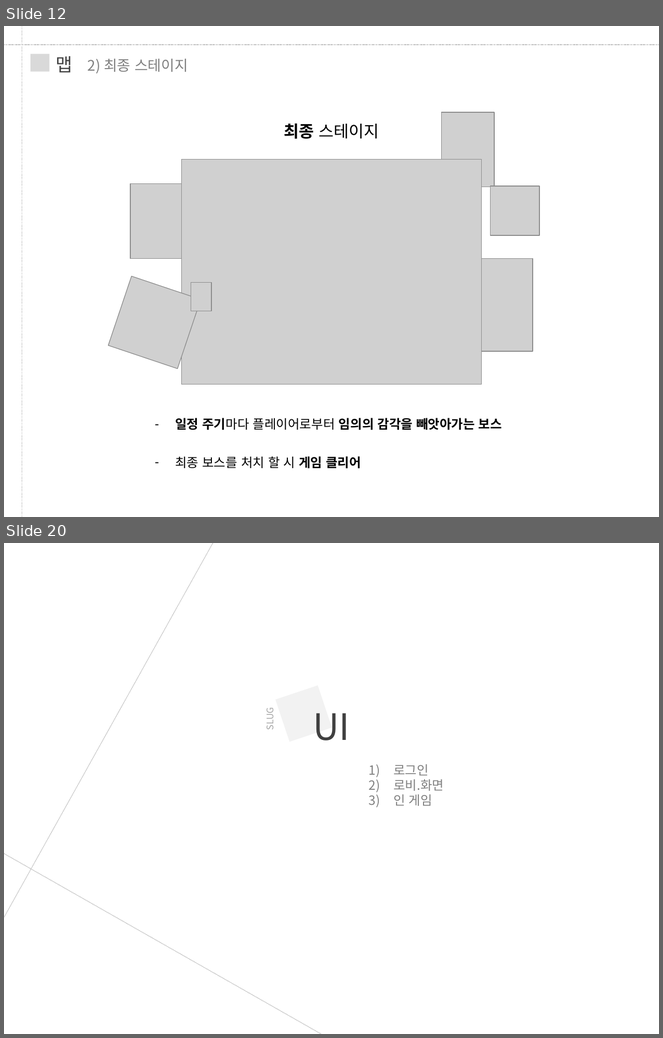
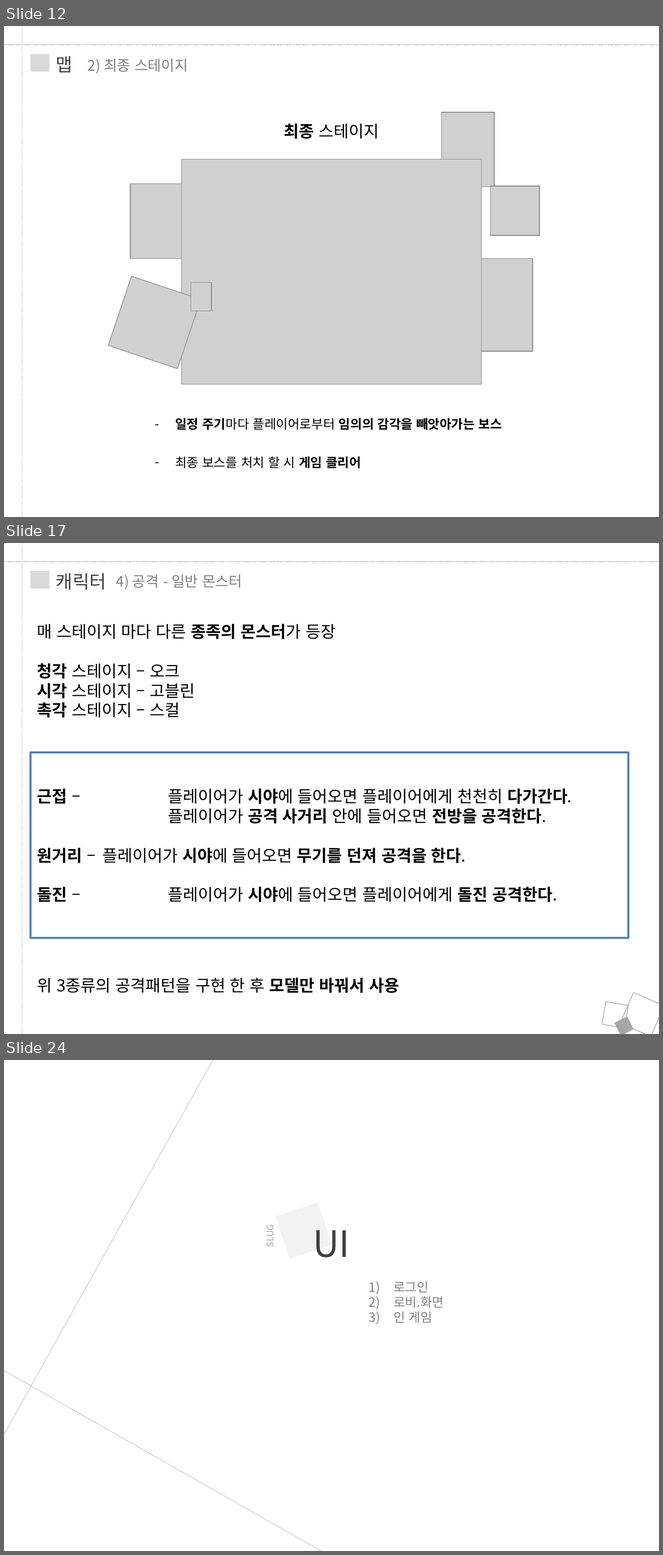
Before and after one commit to JungRobbi/ZolZak, a slide deck: Document/ppt.pptx. Shown one above the other, each under a label of ours: slides 12 and 20 before the commit, slides 12, 17 and 24 after it; the slides between them are not shown. The pictures are 663x1038 and 663x1555 pixels, drawn with LibreOffice and Linux fonts; fonts in the diff are those of the drawing; grey boxes stand for pictures. Boxes give left, top, right and bottom in pixels: in the first picture for what was removed or moved away, otherwise in the second. Text is boxed around its words. In the diff, an @@ line names an element or a change of style, - is before the commit and + after.

```diff
--- a/Document/ppt.pptx
+++ b/Document/ppt.pptx
@@ slide 17 added at [4,543,659,1034], background #FFFFFF @@
@@ line added from (22, 543) to (22, 1034), #A6A6A6 0.75 pt dashed @@
@@ line added from (4, 562) to (659, 562), #A6A6A6 0.75 pt dashed @@
@@ rectangle added at [31,571,50,589], fill #D9D9D9 @@
@@ text added at [56,573,106,590], 20 pt, text #404040 @@
+캐릭터
@@ text added at [116,575,242,589], 16 pt, text #808080 @@
+4) 공격 - 일반 몬스터
@@ text added at [37,624,399,993], 18 pt, text #000000 @@
+매 스테이지 마다 다른 종족의 몬스터가 등장
+청각 스테이지 – 오크
+시각 스테이지 – 고블린
+촉각 스테이지 – 스컬
+위 3종류의 공격패턴을 구현 한 후 모델만 바꿔서 사용
@@ rectangle added at [31,753,629,938], fill #FFFFFF, outline #4F81BD 2 pt, 18 pt, text #000000 @@
+근접 – 플레이어가 시야에 들어오면 플레이어에게 천천히 다가간다.
+플레이어가 공격 사거리 안에 들어오면 전방을 공격한다.
+원거리 – 플레이어가 시야에 들어오면 무기를 던져 공격을 한다.
+돌진 – 플레이어가 시야에 들어오면 플레이어에게 돌진 공격한다.
@@ rectangle added at [621,993,659,1034], outline #A6A6A6 0.75 pt @@
@@ rectangle added at [603,1002,629,1028], outline #A6A6A6 0.75 pt @@
@@ rectangle added at [615,1017,633,1034], fill #A6A6A6, outline #A6A6A6 0.75 pt @@
@@ what was slide 20 is now slide 24 @@
```
Also in this commit, not shown: 10 slides changed, 3 other slides added, 2 other files.
